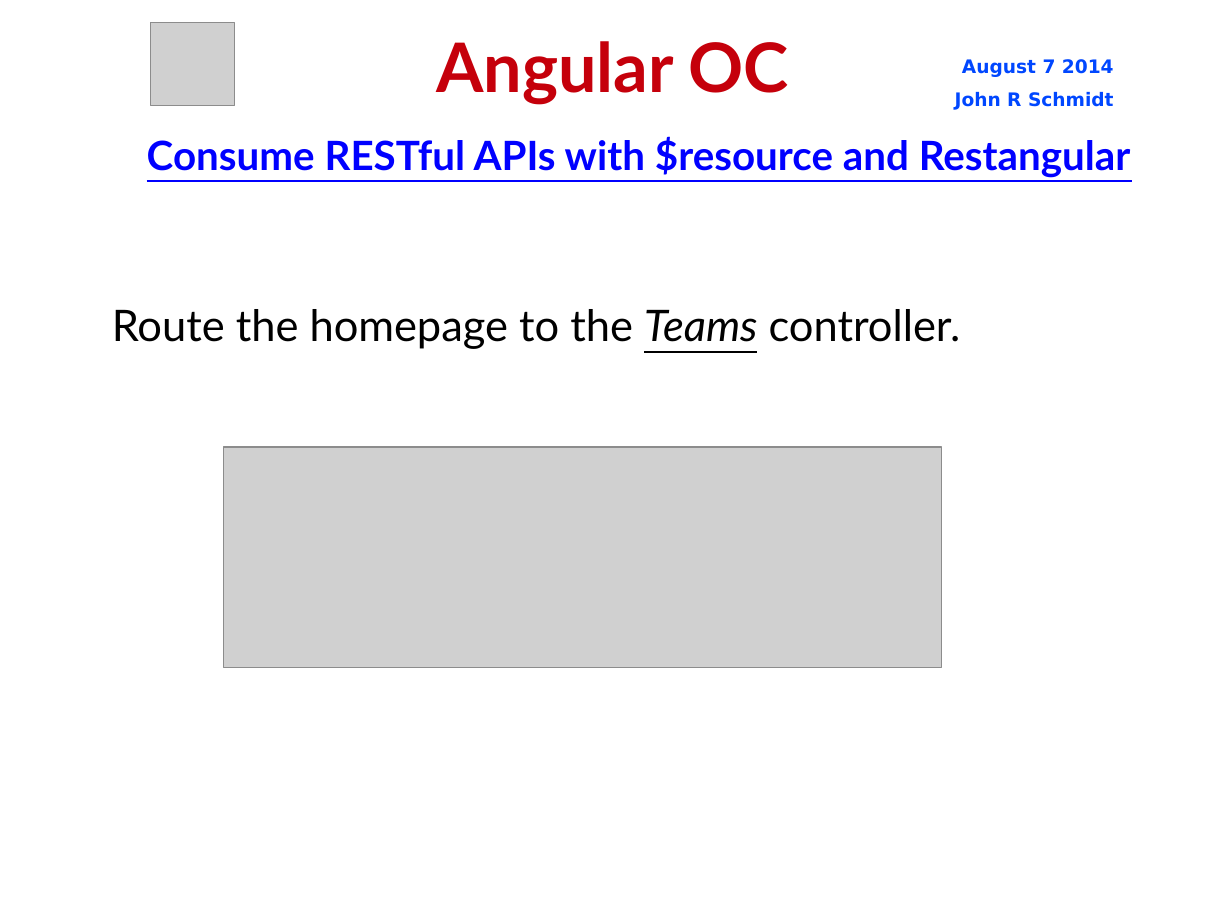
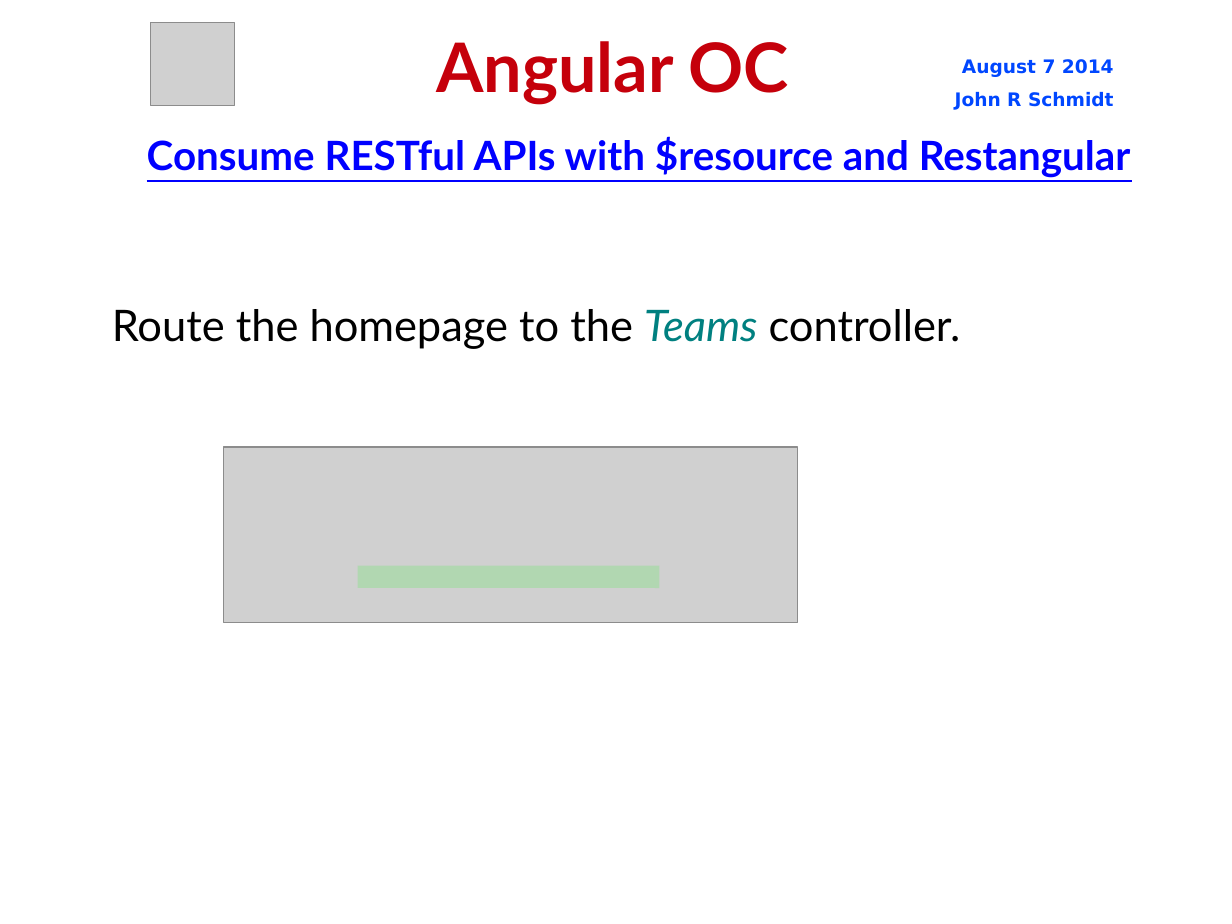
Before and after one commit to jrschmidt/fifa-angular-rest-demo, a slide deck: slide 30 of fifa.odp. Drawn at 1232x924 pixels with LibreOffice and Linux fonts; fonts in the diff are those of the drawing; grey boxes stand for pictures; background and template pictures are left out. Boxes give left, top, right and bottom in pixels: in the first picture for what was removed or moved away, otherwise in the second. Text is boxed around its words. In the diff, an @@ line names an element or a change of style, - is before the commit and + after.

Commit message:
change styles for some elements in the presentation

```diff
--- a/fifa.odp
+++ b/fifa.odp
@@ subtitle "Route the homepage to the ..." at [112,309,961,349]: text colour #000000 to #008080, underline off in "Teams" @@
@@ picture: place and size @@
-picture at [224,447,942,667]
+picture at [224,447,798,623]
@@ line added from (358, 577) to (660, 577), #00FF00 14.4 pt @@
```
Also in this commit, not shown: 15 other slides changed.
